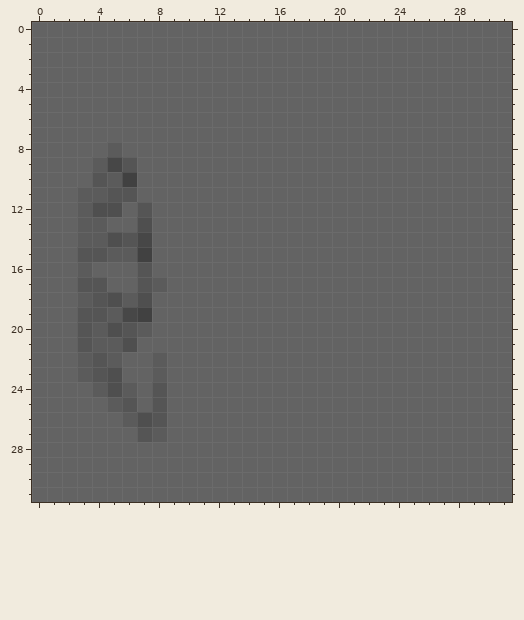
One commit to this pixel-art sprite: raw_assets/door_open.png. Above: the version before the commit.
The file is 32x32 pixels. Colours within 5 levels of each other are drawn and written as one.
The same view after the edit:
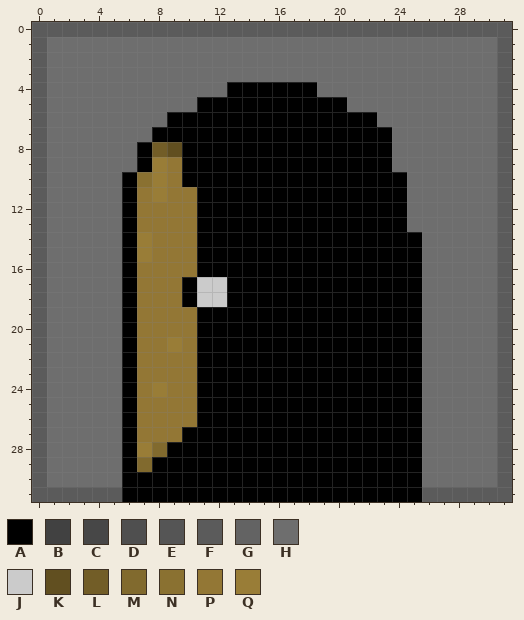
Palette (. is transparent): A #000000  B #414141  C #474747  D #4f4f4f  E #555555  F #5b5b5b  G #636363  H #6e6e6e  J #cbcbcb  K #614f20  L #725d27  M #816a2e  N #8a7131  P #937735  Q #997d37
Difference:
Changed rows in their new state; - is an unchanged pixel.
first column x 0:
 0 FFFFFFFFFFFFFFFFFFFFFFFFFFFFFFFF
 1 FHHHHHHHHHHHHHHHHHHHHHHHHHHHHHHF
 2 FHHHHHHHHHHHHHHHHHHHHHHHHHHHHHHF
 3 FHHHHHHHHHHHHHHHHHHHHHHHHHHHHHHF
 4 FHHHHHHHHHHHHAAAAAAHHHHHHHHHHHHF
 5 FHHHHHHHHHHAAAAAAAAAAHHHHHHHHHHF
 6 FHHHHHHHHAAAAAAAAAAAAAAHHHHHHHHF
 7 FHHHHHHHAAAAAAAAAAAAAAAAHHHHHHHF
 8 FHHHHHHALKAAAAAAAAAAAAAAHHHHHHHF
 9 FHHHHHHAQPAAAAAAAAAAAAAAHHHHHHHF
10 FHHHHHANQPAAAAAAAAAAAAAAAHHHHHHF
11 FHHHHHAPQPPAAAAAAAAAAAAAAHHHHHHF
12 FHHHHHAPPPPAAAAAAAAAAAAAAHHHHHHF
13 FHHHHHAPPPPAAAAAAAAAAAAAAHHHHHHF
14 FHHHHHAQPPPAAAAAAAAAAAAAAAHHHHHF
15 FHHHHHAQPPPAAAAAAAAAAAAAAAHHHHHF
16 FHHHHHAPPPPAAAAAAAAAAAAAAAHHHHHF
17 FHHHHHAPPPAJJAAAAAAAAAAAAAHHHHHF
18 FHHHHHAPPPAJJAAAAAAAAAAAAAHHHHHF
19 FHHHHHAPPPPAAAAAAAAAAAAAAAHHHHHF
20 FHHHHHAPPPPAAAAAAAAAAAAAAAHHHHHF
21 FHHHHHAPPQPAAAAAAAAAAAAAAAHHHHHF
22 FHHHHHAPPPPAAAAAAAAAAAAAAAHHHHHF
23 FHHHHHAPPPPAAAAAAAAAAAAAAAHHHHHF
24 FHHHHHAPQPPAAAAAAAAAAAAAAAHHHHHF
25 FHHHHHAPPPPAAAAAAAAAAAAAAAHHHHHF
26 FHHHHHAPPPPAAAAAAAAAAAAAAAHHHHHF
27 FHHHHHAPPPAAAAAAAAAAAAAAAAHHHHHF
28 FHHHHHAQMAAAAAAAAAAAAAAAAAHHHHHF
29 FHHHHHAMAAAAAAAAAAAAAAAAAAHHHHHF
30 FHHHHHAAAAAAAAAAAAAAAAAAAAHHHHHF
31 FFFFFFAAAAAAAAAAAAAAAAAAAAFFFFFF
Pixel boxes of the changes (left, top, right, bottom) in both pictures:
changed: (32, 22, 512, 502)
